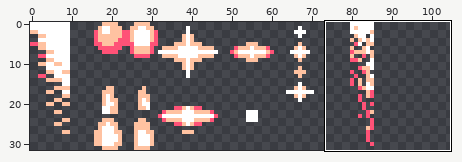
Two versions of one pixel-art file, units/weapons/ammunition.aseprite. Above: a wide view before the commit, with the close-up outlined.
Close-up. First the earlier version:
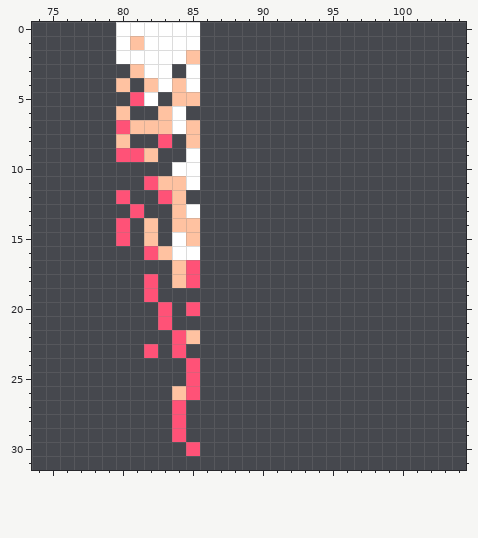
128x32 pixels, 1 frame. Shown: x 74..104, y 0..31. The wide view leaves out empty margins.
Now the later version:
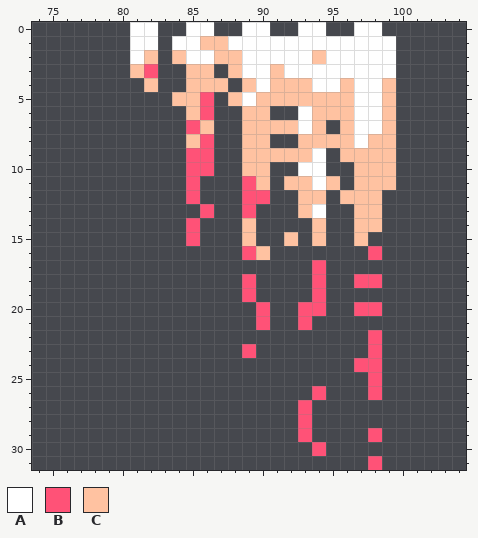
Palette (. is transparent): A #ffffff  B #ff5277  C #ffc2a1
The edit:
The edit adds colour A in row 0 at x 86, 89 to 90, 93 to 94 and 97 to 98; in row 1 at x 88 to 99; in row 2 at x 86, 89 to 93 and 95 to 99; in row 3 at x 89 to 90 and 92 to 99; in row 4 at x 90, 94 to 95 and 97 to 98; in row 5 at x 89 and 97 to 98.
The edit adds colour A in rows 6 to 7 at x 93 and 97 to 98; in row 8 at x 97; in row 9 at x 94; in row 10 at x 93 to 94; in row 11 at x 94; in row 13 at x 94.
Colour C gives way to colour A in row 1 at x 81; in row 2 at x 85.
The edit adds colour B in rows 5 to 6 at x 86; in rows 8 to 10 at x 86; in row 11 at x 89; in row 12 at x 85 and 89 to 90; in row 13 at x 86 and 89; in row 16 at x 89 and 98.
The edit adds colour B in row 17 at x 94; in row 18 at x 89, 94 and 97 to 98; in row 19 at x 89 and 94; in row 20 at x 90, 93 to 94 and 97 to 98; in row 21 at x 90 and 93; in row 22 at x 98.
The edit adds colour B in row 23 at x 89 and 98; in row 24 at x 97 to 98; in row 25 at x 98; in row 26 at x 94 and 98; in rows 27 to 28 at x 93; in row 29 at x 93 and 98.
The edit adds colour B in row 30 at x 94; in row 31 at x 98.
Colour A gives way to colour B in row 3 at x 82; in rows 9 to 11 at x 85.
Colour C gives way to colour B in row 7 at x 85; in rows 14 to 15 at x 85.
The edit adds colour C in row 1 at x 86 to 87; in row 2 at x 87 to 88 and 94; in row 3 at x 86, 88 and 91; in row 4 at x 86 to 87, 89, 91 to 93, 96 and 99; in row 5 at x 88, 90 to 96 and 99; in row 6 at x 85, 89 to 90, 94 to 96 and 99.
The edit adds colour C in row 7 at x 86, 89 to 92, 94, 96 and 99; in row 8 at x 89 to 90, 93 to 96 and 98 to 99; in row 9 at x 89 to 93 and 96 to 99; in row 10 at x 89 to 90 and 97 to 99; in row 11 at x 90, 92 to 93, 95 and 97 to 99; in row 12 at x 93 to 94 and 96 to 98.
The edit adds colour C in row 13 at x 93 and 97 to 98; in row 14 at x 89, 94 and 97 to 98; in row 15 at x 89, 92, 94 and 97; in row 16 at x 90.
Colour A gives way to colour C in row 2 at x 82 and 84; in rows 3 to 4 at x 85.
The author cleared colour A in row 0 at x 80 and 83 to 84; in rows 1 to 2 at x 80 and 83; in rows 3 to 4 at x 83; in row 5 at x 82; in rows 6 to 7 at x 84; in row 10 at x 84.
The author cleared colour A in row 13 at x 85; in row 15 at x 84; in row 16 at x 84 to 85.
The author cleared colour B in row 5 at x 81; in row 7 at x 80; in row 8 at x 83; in row 9 at x 80 to 81; in row 11 at x 82; in row 12 at x 80 and 83.
The author cleared colour B in row 13 at x 81; in rows 14 to 15 at x 80; in row 16 at x 82; in row 17 at x 85; in row 18 at x 82 and 85; in row 19 at x 82.
The author cleared colour B in row 20 at x 83 and 85; in row 21 at x 83; in row 22 at x 84; in row 23 at x 82 and 84; in rows 24 to 26 at x 85; in rows 27 to 29 at x 84.
The author cleared colour B in row 30 at x 85.
The author cleared colour C in row 4 at x 80 and 84; in row 6 at x 80 and 83; in row 7 at x 81 to 83; in row 8 at x 80; in row 9 at x 82; in row 11 at x 83 to 84.
The author cleared colour C in rows 12 to 13 at x 84; in row 14 at x 82 and 84; in row 15 at x 82; in row 16 at x 83; in rows 17 to 18 at x 84; in row 22 at x 85.
The author cleared colour C in row 26 at x 84.
